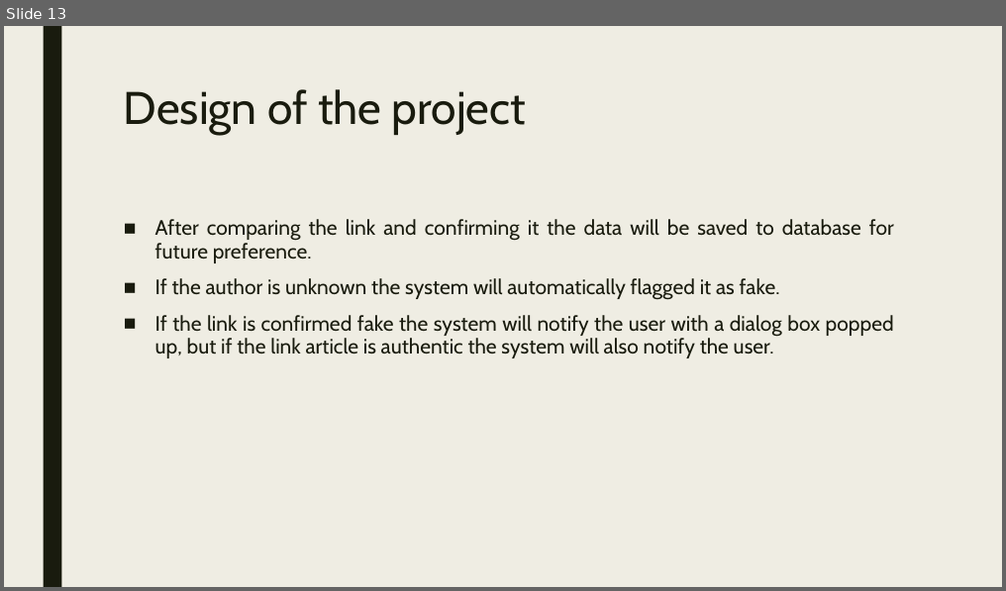
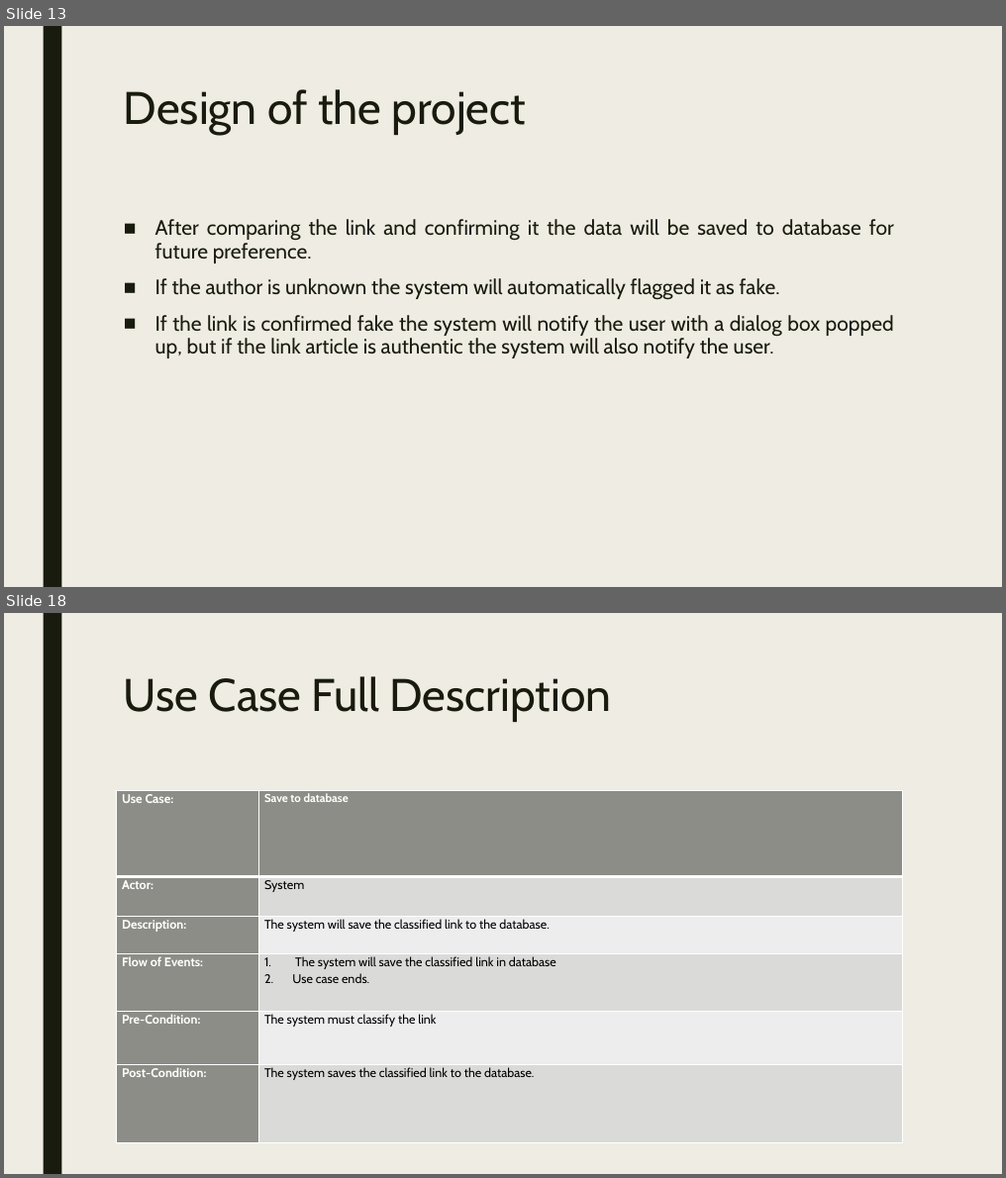
Before and after one commit to seans888/RoaD2R, a slide deck: Identifying fake news in facebook.pptx. Shown one above the other, each under a label of ours: slide 13 before the commit, slides 13 and 18 after it; the slides between them are not shown. The pictures are 1006x591 and 1006x1178 pixels, drawn with LibreOffice and Linux fonts; fonts in the diff are those of the drawing. Boxes give left, top, right and bottom in pixels: in the first picture for what was removed or moved away, otherwise in the second. Text is boxed around its words. In the diff, an @@ line names an element or a change of style, - is before the commit and + after.

```diff
--- a/Identifying fake news in facebook.pptx
+++ b/Identifying fake news in facebook.pptx
@@ slide 18 added at box(4, 613, 1002, 1174), background #EFEDE3; not listed: 1 template element that a slide beside it also shows @@
@@ title added at box(124, 676, 612, 722), 44 pt, text #191B0E @@
+Use Case Full Description
@@ table added at box(116, 791, 902, 1144), 6 rows, 2 columns @@
+Use Case: | Save to database
+Actor: | System
+Description: | The system will save the classified link to the database.
+Flow of Events: | The system will save the classified link in database / Use case ends.
+Pre-Condition: | The system must classify the link
+Post-Condition: | The system saves the classified link to the database.
```
Also in this commit, not shown: 10 slides changed, 8 other slides added, 1 slide removed.
